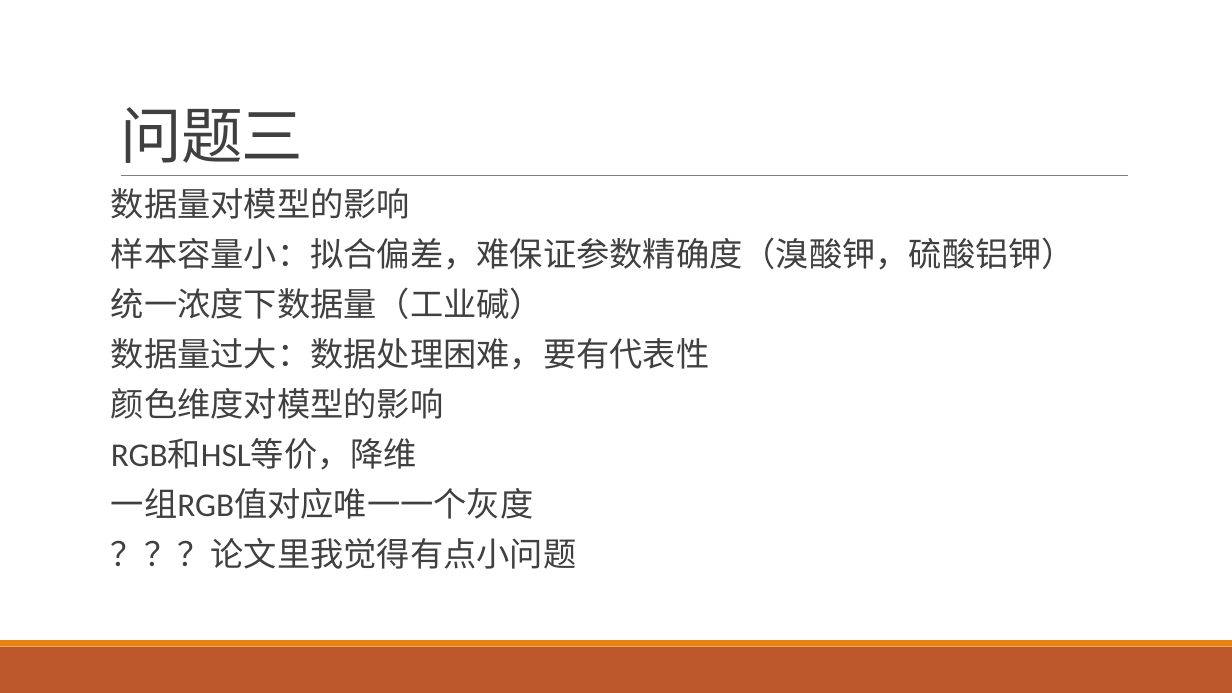
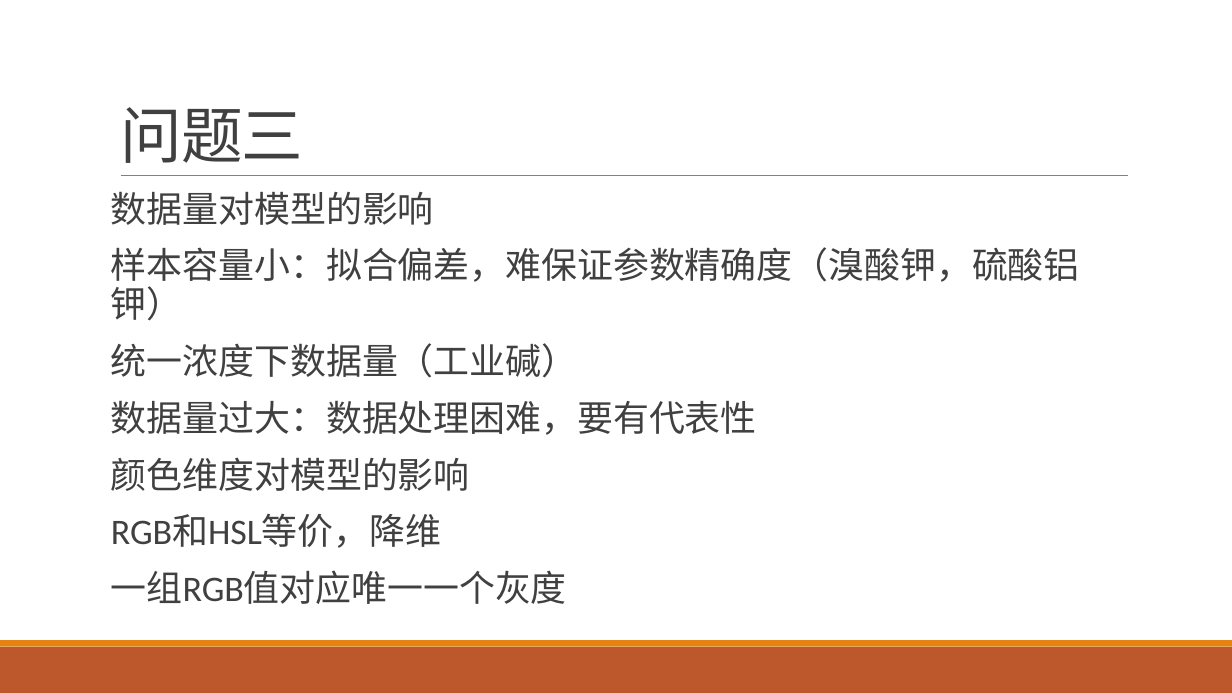
Before and after one commit to yuanjingsong/MCM_Homework, a slide deck: slide 49 of PreG21.pptx. Drawn at 1232x693 pixels with LibreOffice and Linux fonts; fonts in the diff are those of the drawing. Boxes give left, top, right and bottom in pixels: in the first picture for what was removed or moved away, otherwise in the second. Text is boxed around its words. In the diff, an @@ line names an element or a change of style, - is before the commit and + after.

Commit message:
modify tables styles

```diff
--- a/PreG21.pptx
+++ b/PreG21.pptx
@@ text "数据量对模型的影响" at [111, 191, 1080, 604]: size 25.9 to 28 pt; line spacing 0.8 to 0.9 @@
@@ text at [111, 538, 576, 569]: paragraph removed @@
-？？？论文里我觉得有点小问题
```
Also in this commit, not shown: 4 other slides changed.
